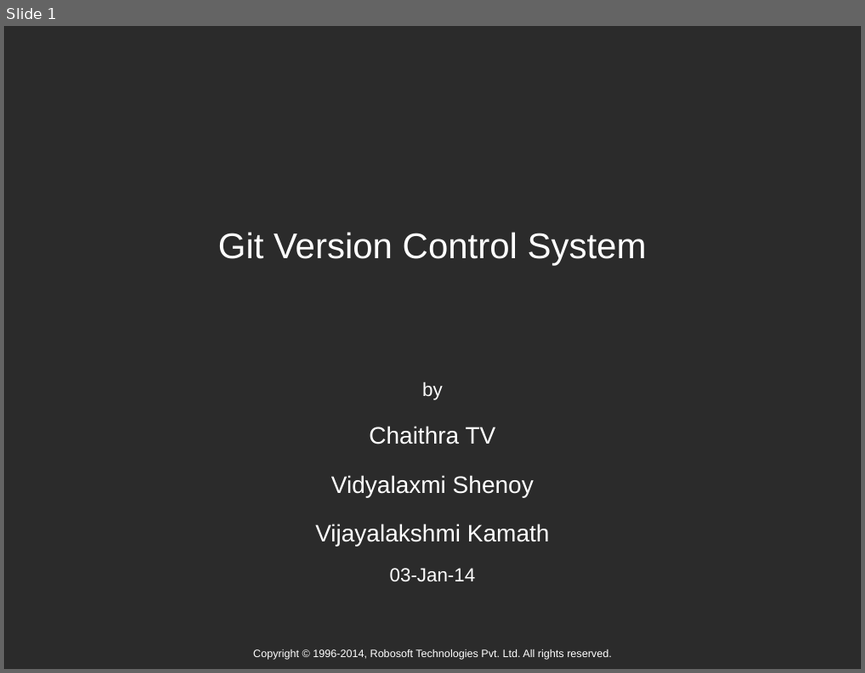
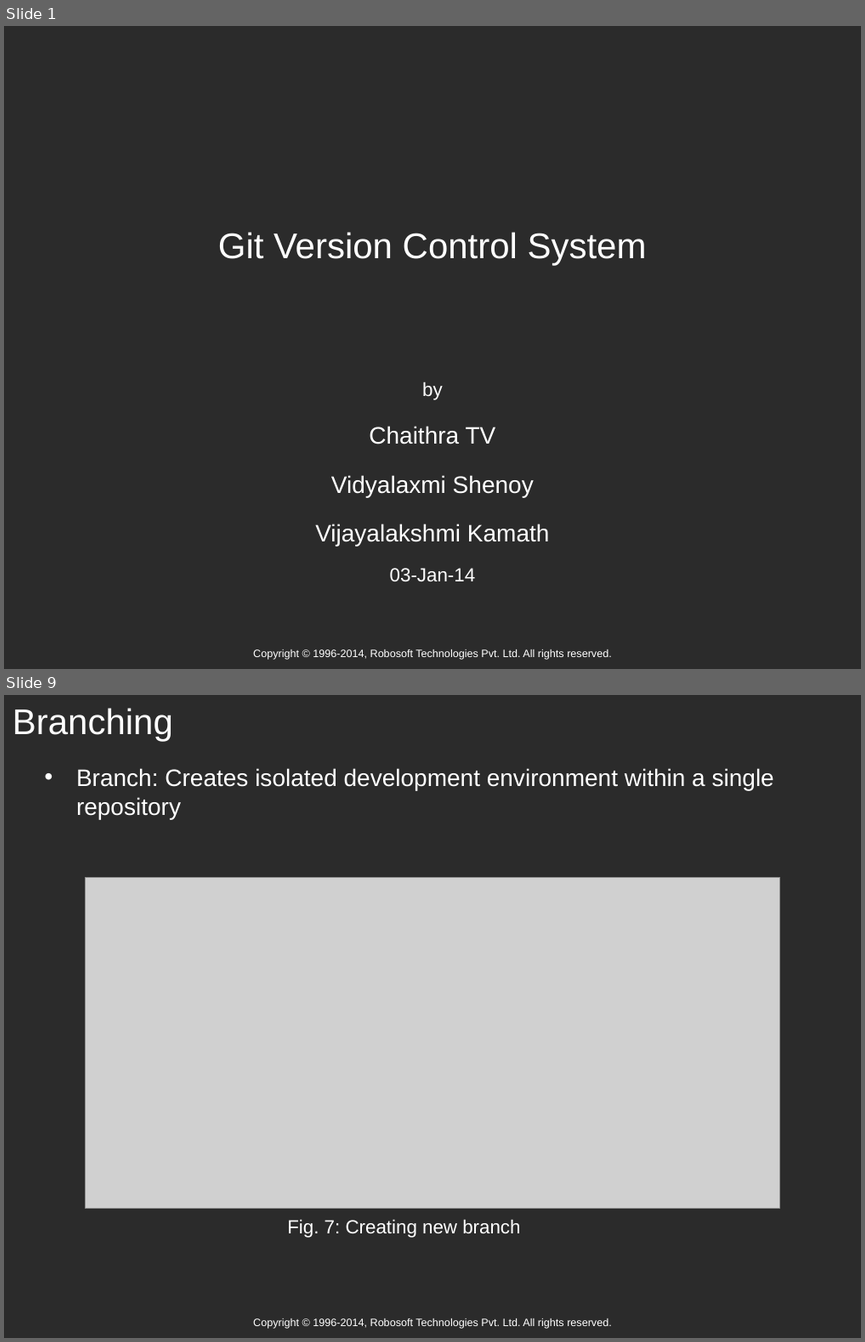
Before and after one commit to vidyalaxmi/GitPresentation, a slide deck: Subject (Limited).ppt. Shown one above the other, each under a label of ours: slide 1 before the commit, slides 1 and 9 after it; the slides between them are not shown. The pictures are 865x673 and 865x1342 pixels, drawn with LibreOffice and Linux fonts; fonts in the diff are those of the drawing; grey boxes stand for pictures; background and template pictures are left out; a plain dark background stands for a picture behind light text. Boxes give left, top, right and bottom in pixels: in the first picture for what was removed or moved away, otherwise in the second. Text is boxed around its words. In the diff, an @@ line names an element or a change of style, - is before the commit and + after.

```diff
--- a/Subject (Limited).ppt
+++ b/Subject (Limited).ppt
@@ slide 9 added at [4, 695, 861, 1338], background picture (left out); not listed: 1 template element that a slide beside it also shows @@
@@ title added at [12, 708, 173, 741], 30 pt, text #FFFFFF @@
+Branching
@@ text added at [76, 768, 774, 819], 20 pt, text #FFFFFF @@
+• Branch: Creates isolated development environment within a single repository
@@ picture added at [85, 878, 779, 1208] @@
@@ text added at [287, 1219, 520, 1237], 16 pt, text #FFFFFF @@
+Fig. 7: Creating new branch
```
Also in this commit, not shown: 8 other slides added, 3 other files.
